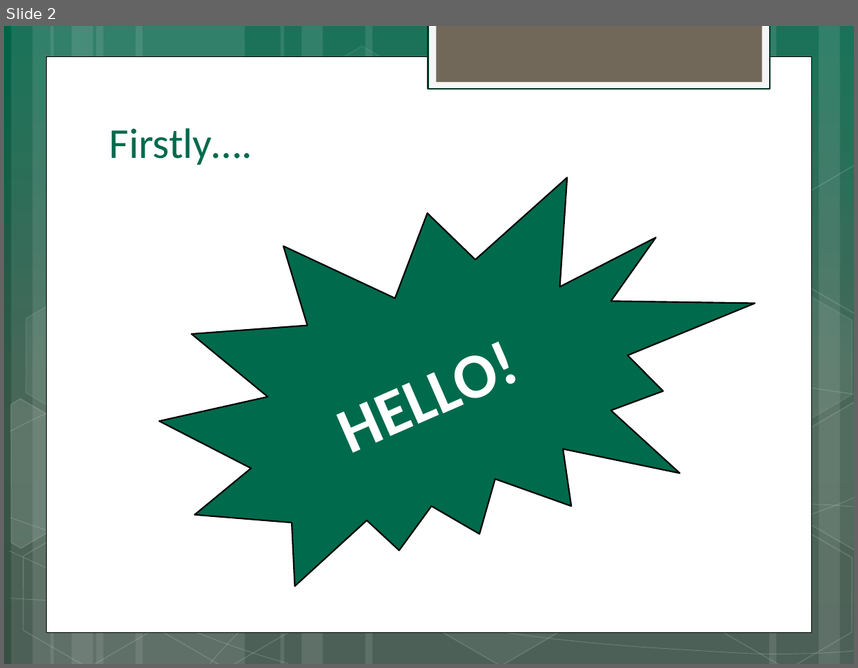
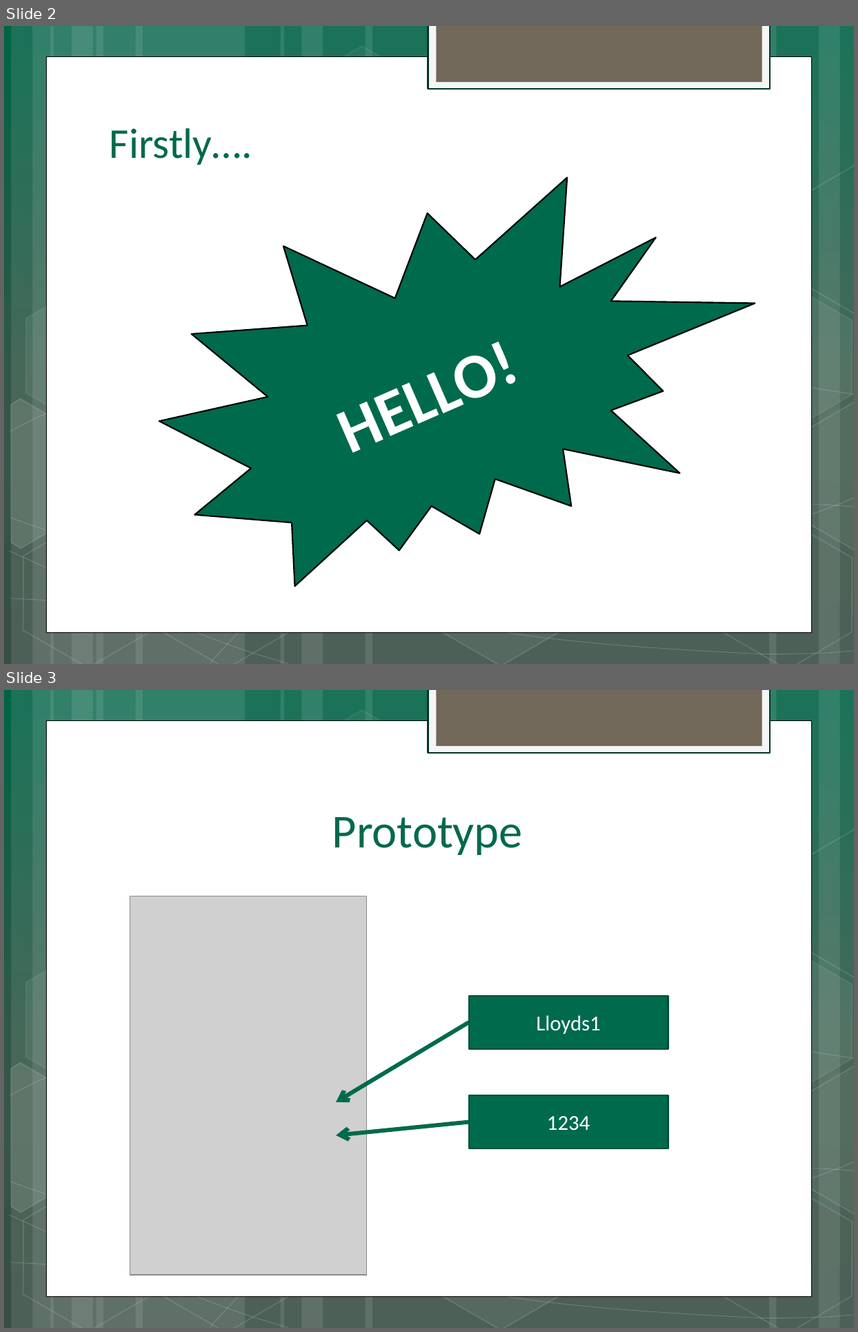
Before and after one commit to d-baranowski/Team-2, a slide deck: Powerpoint for Dragons Den/Dragons Den Presentation.pptx. Shown one above the other, each under a label of ours: slide 2 before the commit, slides 2 and 3 after it. The pictures are 858x668 and 858x1332 pixels, drawn with LibreOffice and Linux fonts; fonts in the diff are those of the drawing; grey boxes stand for pictures. Boxes give left, top, right and bottom in pixels: in the first picture for what was removed or moved away, otherwise in the second. Text is boxed around its words. In the diff, an @@ line names an element or a change of style, - is before the commit and + after.

Commit message:
Added options slide to powerpoint.
see title.

```diff
--- a/Powerpoint for Dragons Den/Dragons Den Presentation.pptx
+++ b/Powerpoint for Dragons Den/Dragons Den Presentation.pptx
@@ slide 3 added at box(4, 690, 854, 1328), background gradient #006347 to #375648 to #385044; not listed: 31 template elements that a slide beside it also shows @@
@@ title added at box(332, 817, 523, 855), 40 pt, text #006A4C @@
+Prototype
@@ picture added at box(130, 896, 366, 1274) @@
@@ rectangle added at box(469, 995, 668, 1049), fill #006A4C, outline #004E38 1.25 pt, 18 pt, text #FFFFFF @@
+Lloyds1
@@ arrow added from (469, 1023) to (337, 1101), #006A4C 3.5 pt @@
@@ rectangle added at box(469, 1096, 668, 1149), fill #006A4C, outline #004E38 1.25 pt, 18 pt, text #FFFFFF @@
+1234
@@ arrow added from (469, 1122) to (337, 1134), #006A4C 3.5 pt @@
```
Also in this commit, not shown: 1 slide changed, 10 other slides added, 5 slides removed.
